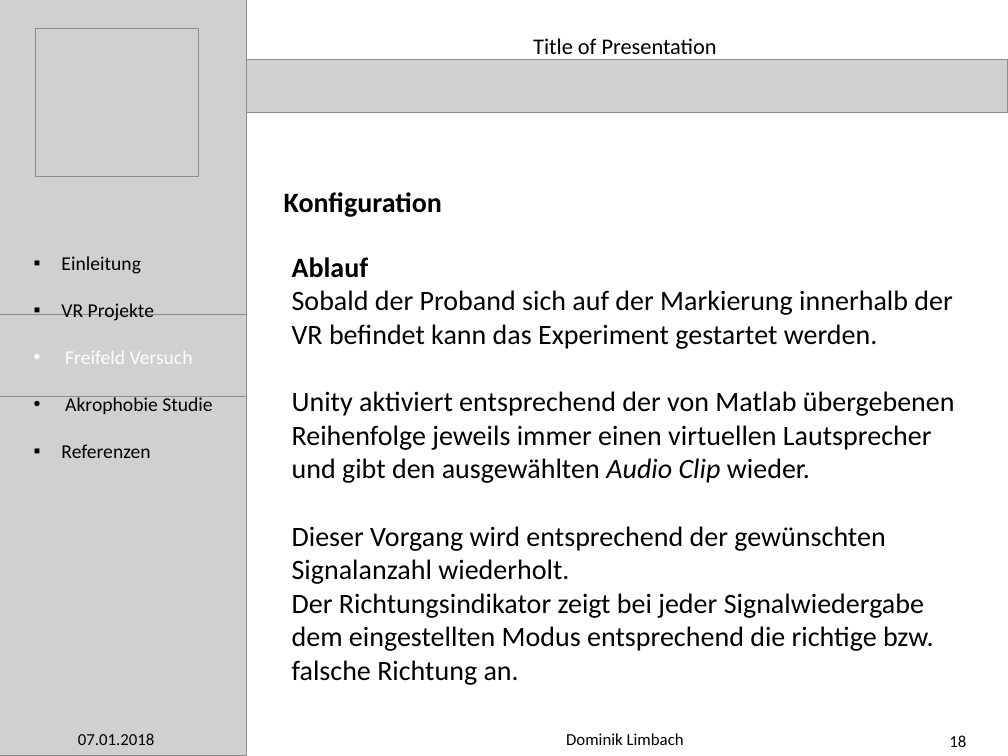
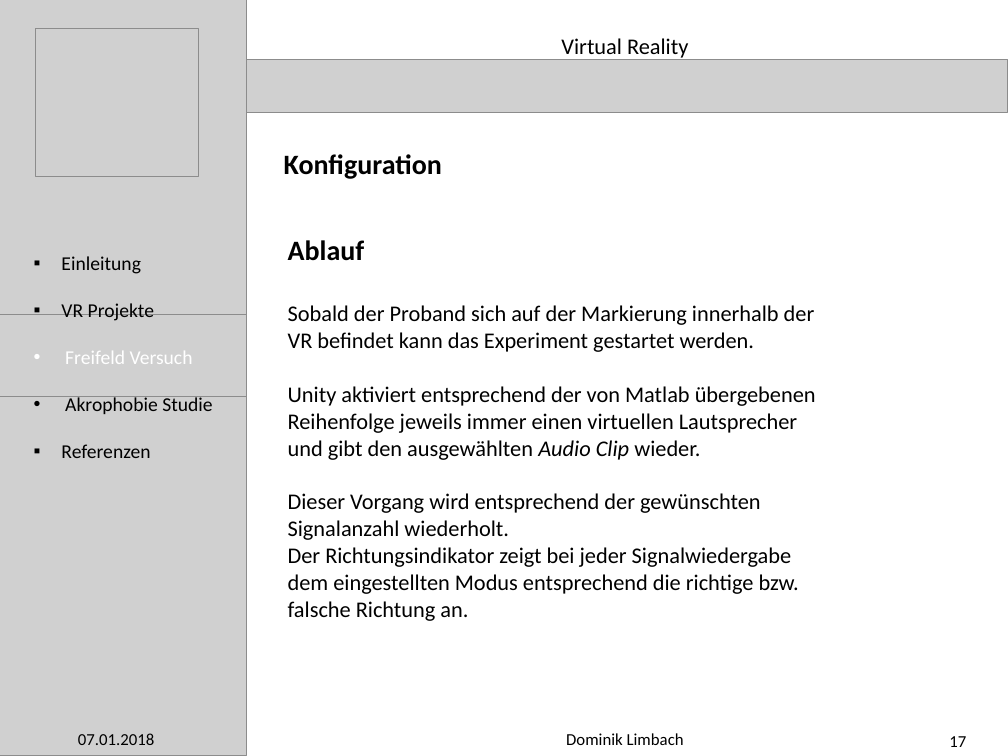
Before and after one commit to meistalampe/Work-, a slide deck: slide 17 of Präsentation Praxisphase/PowerPoint Presentation (Outline).pptx (slide 18 before the commit). Drawn at 1008x756 pixels with LibreOffice and Linux fonts; fonts in the diff are those of the drawing; grey boxes stand for pictures. Boxes give left, top, right and bottom in pixels: in the first picture for what was removed or moved away, otherwise in the second. Text is boxed around its words. In the diff, an @@ line names an element or a change of style, - is before the commit and + after.

```diff
--- a/Präsentation Praxisphase/PowerPoint Presentation (Outline).pptx
+++ b/Präsentation Praxisphase/PowerPoint Presentation (Outline).pptx
@@ text at [561,38,688,60]: text changed @@
-Title of Presentation
+Virtual Reality
@@ text "Konfiguration": place and size @@
-text "Konfiguration" at [284,192,442,217]
+text "Konfiguration" at [284,154,442,179]
@@ text "Ablauf": place and size @@
-text "Ablauf" at [292,257,955,685]
+text "Ablauf" at [288,240,816,621]
@@ text at [288,305,816,621]: size 20 to 16 pt @@
@@ page number at [949,736,966,747]: text changed @@
-18
+17
```
Also in this commit, not shown: 28 other slides changed, 1 slide added, 1 other file.
